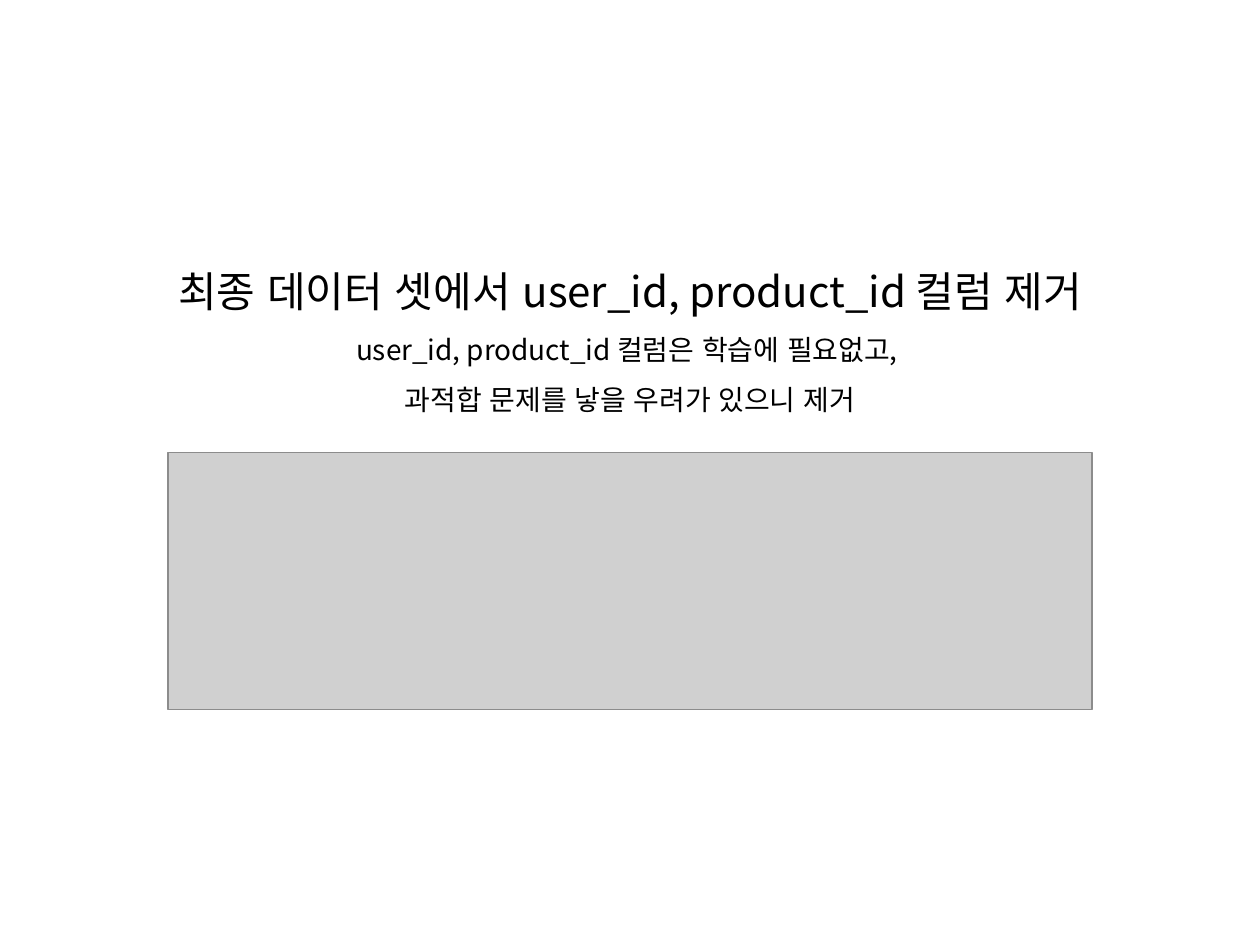
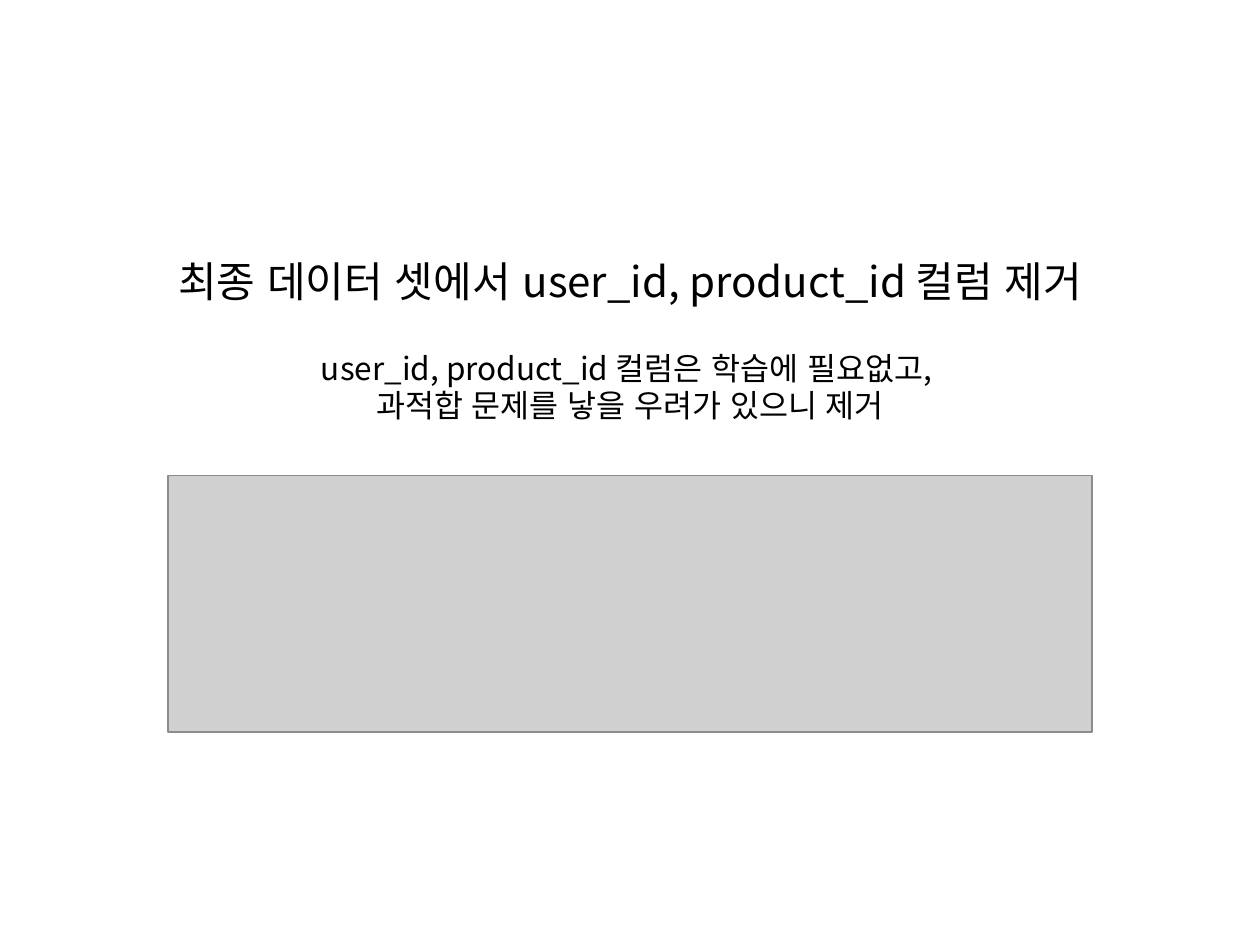
Before and after one commit to WasVelinn/1stPerSonalProjecT, a slide deck: slide 31 of 프레젠테이션1.pptx (slide 28 before the commit). Drawn at 1260x945 pixels with LibreOffice and Linux fonts; fonts in the diff are those of the drawing; grey boxes stand for pictures. Boxes give left, top, right and bottom in pixels: in the first picture for what was removed or moved away, otherwise in the second. Text is boxed around its words. In the diff, an @@ line names an element or a change of style, - is before the commit and + after.

```diff
--- a/프레젠테이션1.pptx
+++ b/프레젠테이션1.pptx
@@ text at [178, 262, 1082, 307]: text changed; size 16 to 24 pt @@
-최종 데이터 셋에서 user_id, product_id 컬럼 제거
-user_id, product_id 컬럼은 학습에 필요없고,
-과적합 문제를 낳을 우려가 있으니 제거
+최종 데이터 셋에서 user_id, product_id 컬럼 제거
@@ text added at [321, 353, 932, 420], 18 pt, text #000000 @@
+user_id, product_id 컬럼은 학습에 필요없고,
+과적합 문제를 낳을 우려가 있으니 제거
@@ picture: place and size @@
-picture at [168, 452, 1091, 709]
+picture at [168, 475, 1091, 732]
```
Also in this commit, not shown: 17 other slides changed, 4 slides added, 1 slide removed, 18 other files.
